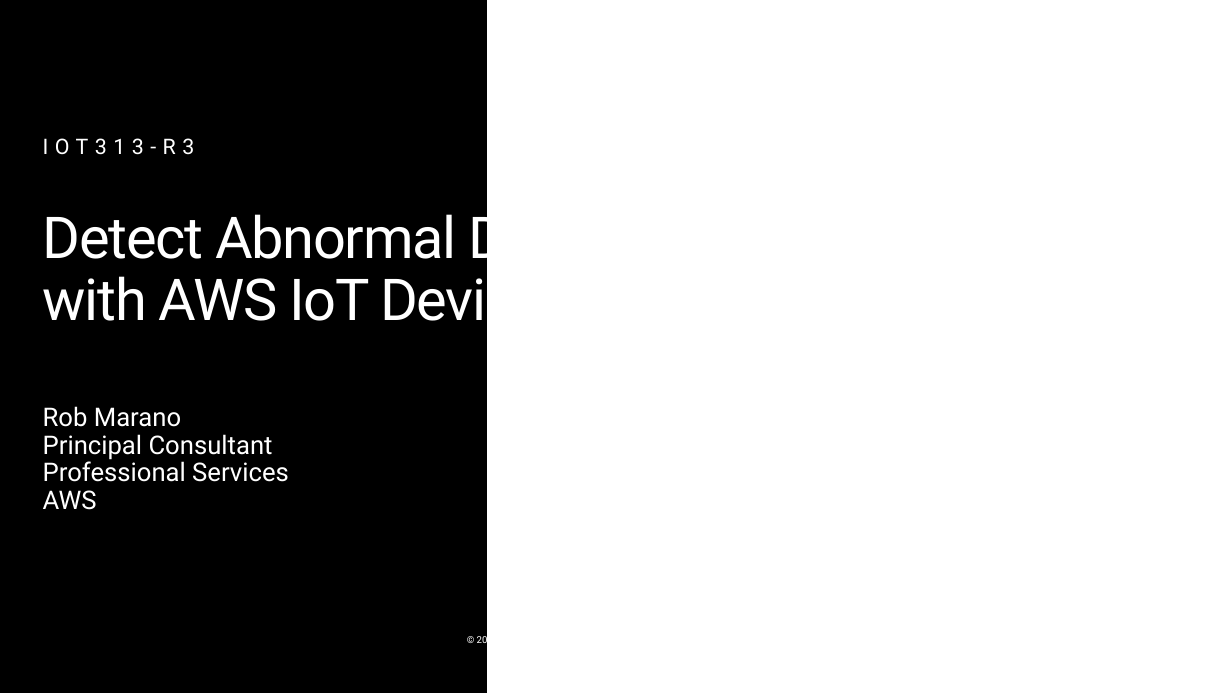
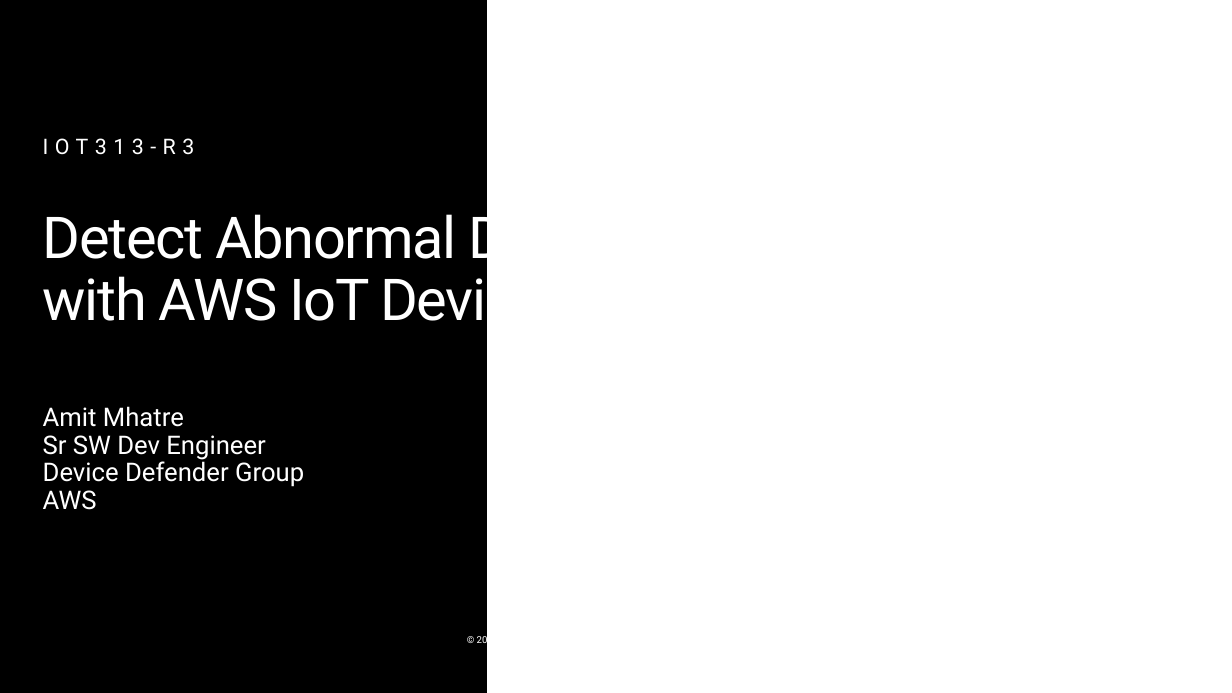
Before and after one commit to aws-samples/aws-iot-device-defender-workshop, a slide deck: slide 2 of docs/slides/iot313R3_builder_slides.pptx. Drawn at 1232x693 pixels with LibreOffice and Linux fonts; fonts in the diff are those of the drawing; background and template pictures are left out. Boxes give left, top, right and bottom in pixels: in the first picture for what was removed or moved away, otherwise in the second. Text is boxed around its words. In the diff, an @@ line names an element or a change of style, - is before the commit and + after.

```diff
--- a/docs/slides/iot313R3_builder_slides.pptx
+++ b/docs/slides/iot313R3_builder_slides.pptx
@@ text at (43,406,304,487): text changed @@
-Rob Marano
-Principal Consultant
-Professional Services
+Amit Mhatre
+Sr SW Dev Engineer
+Device Defender Group
```
Also in this commit, not shown: 2 other slides changed, 6 other files.
